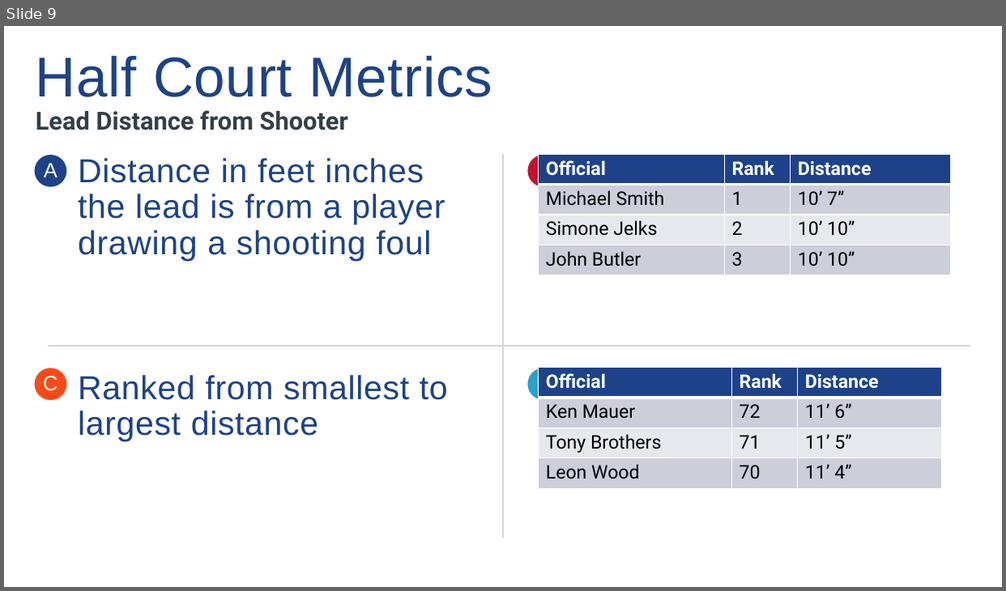
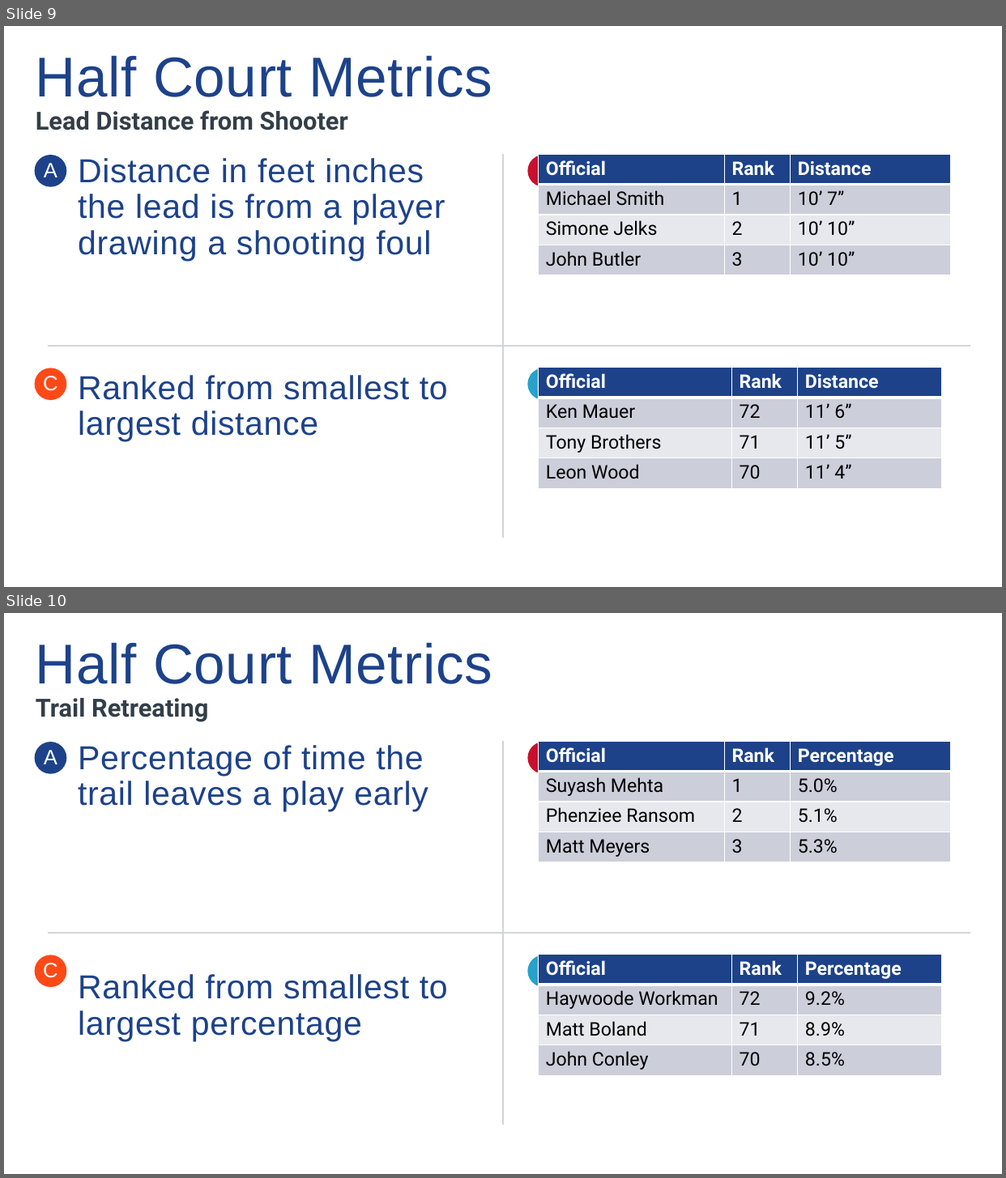
Before and after one commit to AElborolosyNBA/ref_tracking_metrics, a slide deck: docs/Tracking_Metrics.pptx. Shown one above the other, each under a label of ours: slide 9 before the commit, slides 9 and 10 after it. The pictures are 1006x591 and 1006x1178 pixels, drawn with LibreOffice and Linux fonts; fonts in the diff are those of the drawing. Boxes give left, top, right and bottom in pixels: in the first picture for what was removed or moved away, otherwise in the second. Text is boxed around its words. In the diff, an @@ line names an element or a change of style, - is before the commit and + after.

Commit message:
Initial process automation and metric renaming completed.

```diff
--- a/docs/Tracking_Metrics.pptx
+++ b/docs/Tracking_Metrics.pptx
@@ slide 10 added at box(4, 613, 1002, 1174), background #FFFFFF; not listed: 2 template elements that a slide beside it also shows @@
@@ title added at box(36, 642, 492, 684), 54 pt, text #1D428A @@
+Half Court Metrics
@@ subtitle added at box(36, 698, 208, 722), 24 pt, text #333E48, bold @@
+Trail Retreating
@@ text added at box(78, 745, 448, 1041), 32 pt, text #1D428A @@
+Percentage of time the trail leaves a play early
+Ranked from smallest to largest percentage
@@ table added at box(539, 741, 951, 862), 4 rows, 3 columns @@
+Official | Rank | Percentage
+Suyash Mehta | 1 | 5.0%
+Phenziee Ransom | 2 | 5.1%
+Matt Meyers | 3 | 5.3%
@@ table added at box(539, 954, 941, 1076), 4 rows, 3 columns @@
+Official | Rank | Percentage
+Haywoode Workman | 72 | 9.2%
+Matt Boland | 71 | 8.9%
+John Conley | 70 | 8.5%
```
Also in this commit, not shown: 3 slides changed, 1 other slide added, 11 other files.
